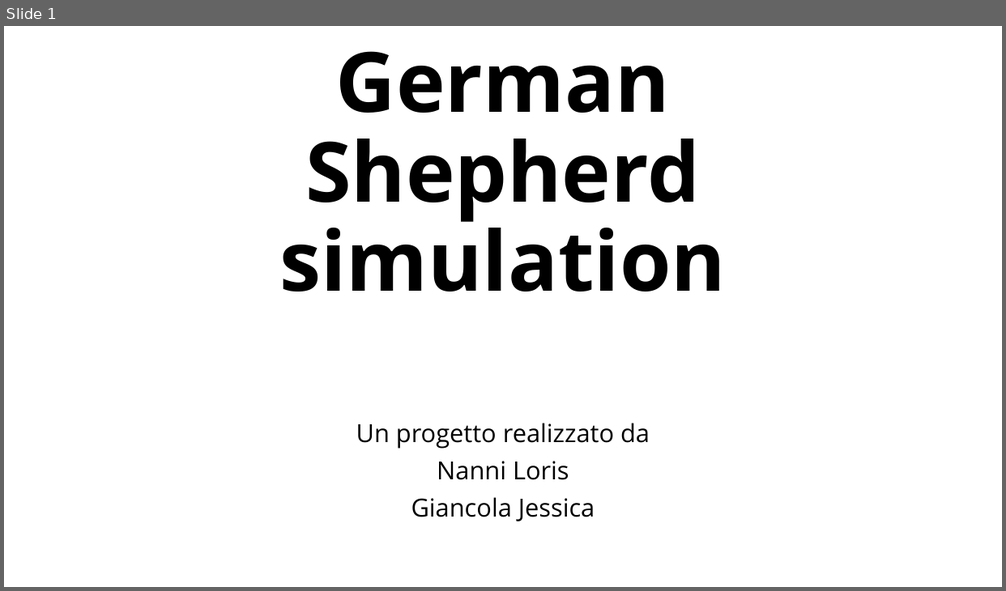
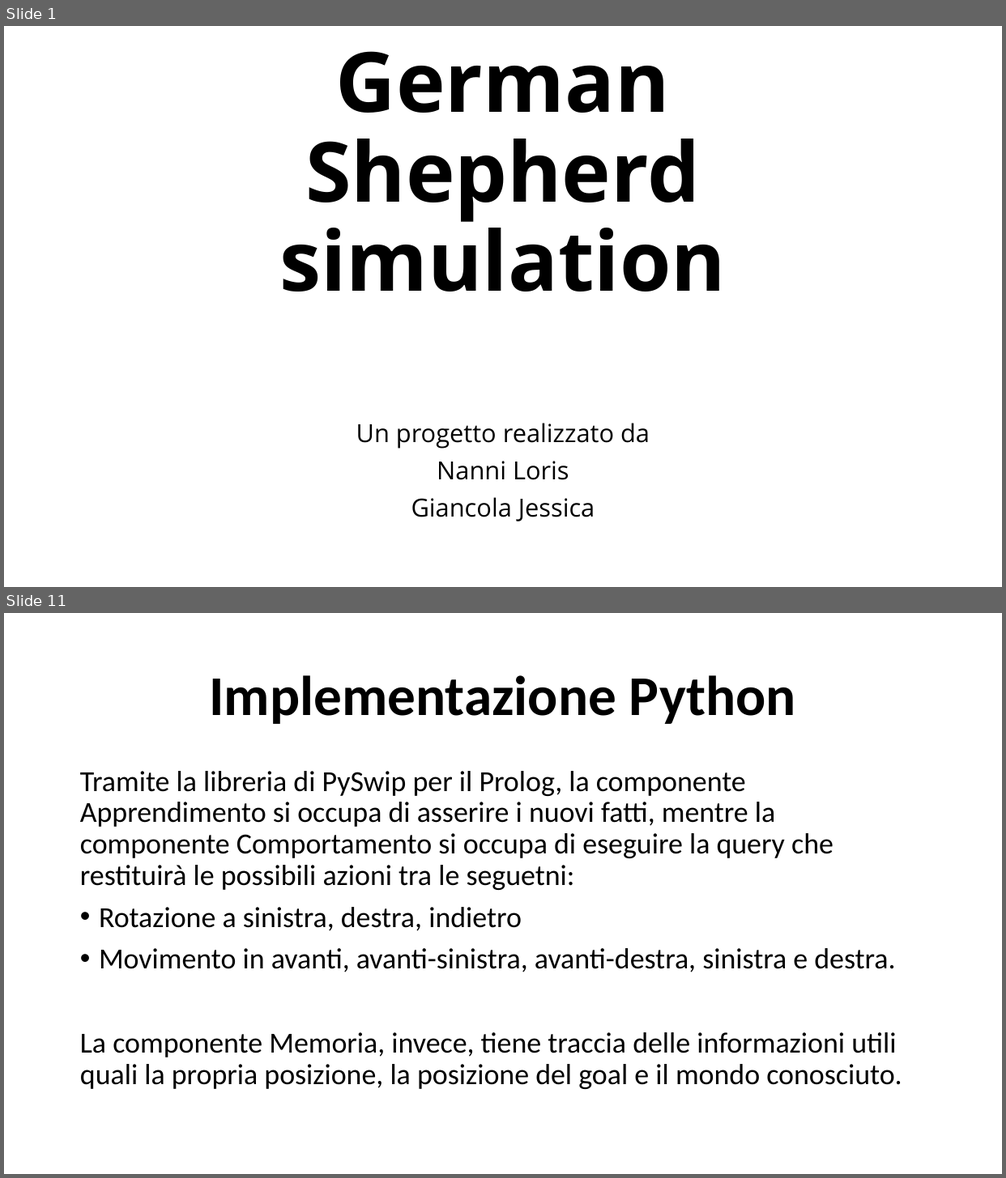
Before and after one commit to LorisNanni91/ProgettoRobotica, a slide deck: Presentazione progetto.pptx. Shown one above the other, each under a label of ours: slide 1 before the commit, slides 1 and 11 after it; the slides between them are not shown. The pictures are 1006x591 and 1006x1178 pixels, drawn with LibreOffice and Linux fonts; fonts in the diff are those of the drawing. Boxes give left, top, right and bottom in pixels: in the first picture for what was removed or moved away, otherwise in the second. Text is boxed around its words. In the diff, an @@ line names an element or a change of style, - is before the commit and + after.

```diff
--- a/Presentazione progetto.pptx
+++ b/Presentazione progetto.pptx
@@ slide 11 added at bbox=[4, 613, 1002, 1174], background #FFFFFF @@
@@ title added at bbox=[209, 675, 796, 724], 54 pt, text #000000, bold @@
+Implementazione Python
@@ text added at bbox=[80, 771, 901, 1089], 28 pt, text #000000 @@
+Tramite la libreria di PySwip per il Prolog, la componente Apprendimento si occupa di asserire i nuovi fatti, mentre la componente Comportamento si occupa di eseguire la query che restituirà le possibili azioni tra le seguetni:
+• Rotazione a sinistra, destra, indietro
+• Movimento in avanti, avanti-sinistra, avanti-destra, sinistra e destra.
+La componente Memoria, invece, tiene traccia delle informazioni utili quali la propria posizione, la posizione del goal e il mondo conosciuto.
```
Also in this commit, not shown: 1 slide changed, 11 other slides added, 1 slide removed, 54 other files.
